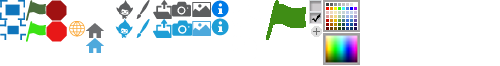
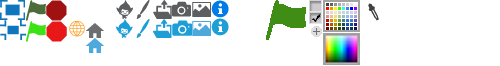
The second 500 × 66 image is a revision of the first. Changes to its layers:
added layer "Pasted Layer #31" above "Pasted Layer #30" over [368, 3, 379, 21]
